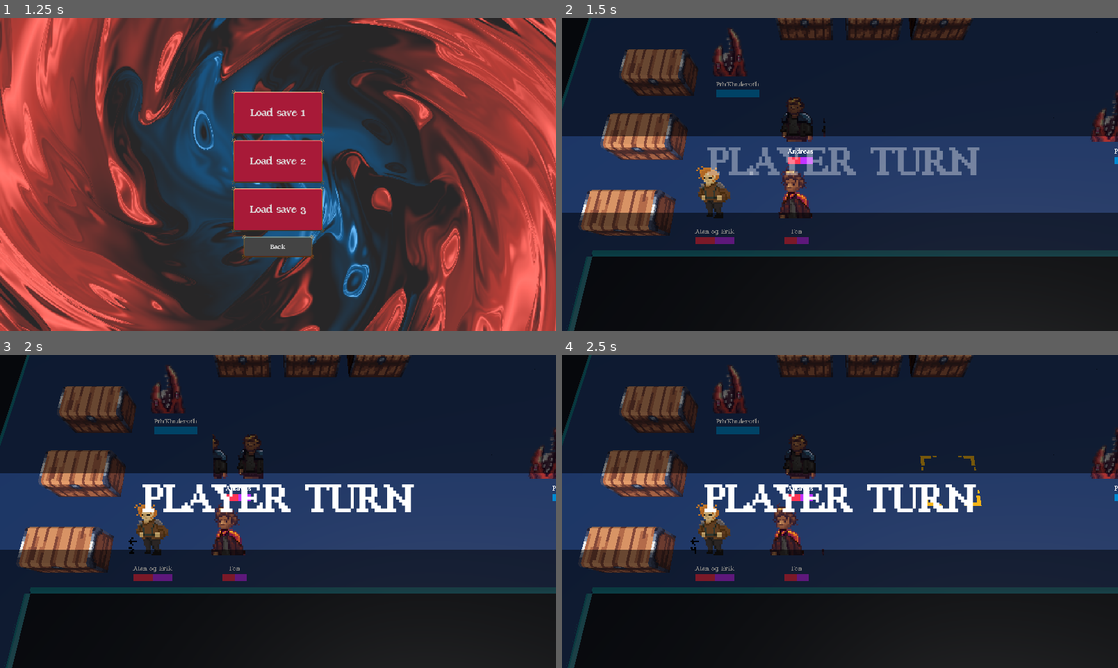
Above: before the commit, frames 1-4 (two rows, left to right).
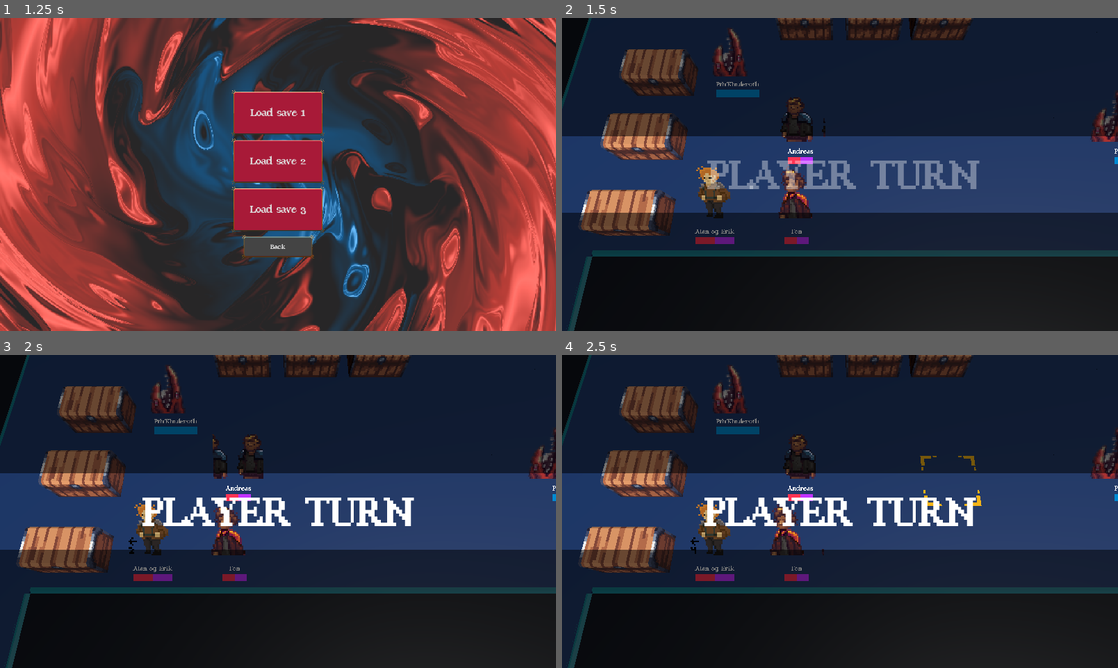
Above: after the commit, the same moments.

Repository: alanhaugen/bachelor-inn
Game: Godot game, scene res://scenes/UI/main_menu.tscn
Same seed, same stepped clock (60 frames per second), same inputs: the game is played once before the commit and once after it.
Inputs (mouse positions are in pixels of both pictures, inside the frame that each line leads up to):
- Up to frame 1 (1.25 s): click "Start Game" at 0.5 s
- Up to frame 2 (1.5 s): click "Load save 1" at 1.25 s
- Up to frame 3 (2 s): no input
- Up to frame 4 (2.5 s): move the mouse to (962, 495) at 2.02 s; hold Right (pan_right) from 2.03 s (still down); hold Space (selected) from 2.03 s (still down); click (962, 495) at 2.17 s

Frame 1 is identical in both runs. In frame 2, 2.6% of the frame differs, in the area x 26-76%, y 41-55%; in frame 3, 2.8%, in the area x 25-75%, y 41-55%; in frame 4, 2.8%.

Commit message:
Level up popup implemented (a little ugly but it works)

Diff:
--- a/scenes/UI/level_up.tscn
+++ b/scenes/UI/level_up.tscn
@@ -1,16 +1,24 @@
-[gd_scene load_steps=4 format=3 uid="uid://mp1doe6lxein"]
+[gd_scene load_steps=6 format=3 uid="uid://mp1doe6lxein"]
 
 [ext_resource type="Texture2D" uid="uid://davk3as2tq5ut" path="res://art/textures/GUI_Assets.png" id="1_jpe5o"]
+[ext_resource type="Script" uid="uid://c4ni51826b2e" path="res://scripts/ui/level_up.gd" id="1_r8t7i"]
 [ext_resource type="Texture2D" uid="uid://bqs3gw33e3f2u" path="res://art/textures/fen.png" id="2_sw2ff"]
 [ext_resource type="Theme" uid="uid://l5nt8aeex4yj" path="res://scenes/ui/button_theme.tres" id="3_kd365"]
+[ext_resource type="StyleBox" uid="uid://bxg7htv4vn5rw" path="res://scenes/ui/button_hover_style.tres" id="4_o43dc"]
 
 [node name="LevelUp" type="Control"]
 layout_mode = 3
-anchors_preset = 15
-anchor_right = 1.0
-anchor_bottom = 1.0
+anchor_left = 0.48900002
+anchor_top = 0.453
+anchor_right = 0.62700003
+anchor_bottom = 0.81700003
+offset_left = 12.671997
+offset_top = 30.455994
+offset_right = -146.30402
+offset_bottom = -205.41602
 grow_horizontal = 2
 grow_vertical = 2
+script = ExtResource("1_r8t7i")
 
 [node name="VBoxContainer" type="VBoxContainer" parent="."]
 layout_mode = 0
@@ -31,7 +39,7 @@
 offset_left = -31.0
 offset_top = -31.0
 offset_right = 134.0
-offset_bottom = 209.0
+offset_bottom = 257.0
 grow_horizontal = 2
 grow_vertical = 2
 texture = ExtResource("1_jpe5o")
@@ -96,23 +104,25 @@
 [node name="VBoxContainer" type="VBoxContainer" parent="VBoxContainer/Control/HBoxContainer"]
 layout_mode = 2
 
+[node name="CharacterName" type="Label" parent="VBoxContainer/Control/HBoxContainer/VBoxContainer"]
+unique_name_in_owner = true
+custom_minimum_size = Vector2(100, 0)
+layout_mode = 2
+text = "Character name"
+
 [node name="LevelTitle" type="Label" parent="VBoxContainer/Control/HBoxContainer/VBoxContainer"]
 custom_minimum_size = Vector2(100, 0)
 layout_mode = 2
 text = "Level up!"
 horizontal_alignment = 1
 
-[node name="CharacterName" type="Label" parent="VBoxContainer/Control/HBoxContainer/VBoxContainer"]
-unique_name_in_owner = true
-custom_minimum_size = Vector2(100, 0)
-layout_mode = 2
-text = "Character name"
-
 [node name="LevelNumber" type="Label" parent="VBoxContainer/Control/HBoxContainer/VBoxContainer"]
 unique_name_in_owner = true
 custom_minimum_size = Vector2(100, 0)
 layout_mode = 2
+theme_override_styles/normal = ExtResource("4_o43dc")
 text = "Level 3"
+horizontal_alignment = 1
 
 [node name="HealthStat" type="Label" parent="VBoxContainer/Control/HBoxContainer/VBoxContainer"]
 unique_name_in_owner = true
@@ -159,4 +169,6 @@
 [node name="Button" type="Button" parent="VBoxContainer/Control/HBoxContainer/VBoxContainer"]
 layout_mode = 2
 theme = ExtResource("3_kd365")
-text = "DONE"
+text = "CLOSE"
+
+[connection signal="pressed" from="VBoxContainer/Control/HBoxContainer/VBoxContainer/Button" to="." method="_on_button_pressed"]
--- a/scenes/UI/main_menu.tscn
+++ b/scenes/UI/main_menu.tscn
@@ -4,34 +4,13 @@
 [ext_resource type="Shader" uid="uid://beua1shvmn38p" path="res://shaders/balatro_bg.gdshader" id="2_v8ire"]
 [ext_resource type="Texture2D" uid="uid://bxkugojenvo5a" path="res://art/textures/UI_Spritesheet.png" id="3_v8ire"]
 [ext_resource type="Script" uid="uid://bt1if6bipdwt1" path="res://scripts/ui/main_menu.gd" id="3_wxwbn"]
+[ext_resource type="StyleBox" uid="uid://7btdlsimck4p" path="res://scenes/ui/button_normal_style.tres" id="4_wb0q5"]
+[ext_resource type="StyleBox" uid="uid://dcptgtrri5psh" path="res://scenes/ui/button_pressed_style.tres" id="5_q85j6"]
 [ext_resource type="Texture2D" uid="uid://bcjv85d3vws2n" path="res://art/textures/logo_noble.png" id="5_v8ire"]
+[ext_resource type="StyleBox" uid="uid://bxg7htv4vn5rw" path="res://scenes/ui/button_hover_style.tres" id="6_8g5eo"]
 
 [sub_resource type="ShaderMaterial" id="ShaderMaterial_e6rwi"]
 shader = ExtResource("2_v8ire")
-
-[sub_resource type="StyleBoxTexture" id="StyleBoxTexture_2gien"]
-texture = ExtResource("3_v8ire")
-texture_margin_left = 8.0
-texture_margin_top = 8.0
-texture_margin_right = 8.0
-texture_margin_bottom = 8.0
-region_rect = Rect2(0, 32, 32, 32)
-
-[sub_resource type="StyleBoxTexture" id="StyleBoxTexture_1nqvl"]
-texture = ExtResource("3_v8ire")
-texture_margin_left = 8.0
-texture_margin_top = 8.0
-texture_margin_right = 8.0
-texture_margin_bottom = 8.0
-region_rect = Rect2(0, 0, 32, 32)
-
-[sub_resource type="StyleBoxTexture" id="StyleBoxTexture_61o3f"]
-texture = ExtResource("3_v8ire")
-texture_margin_left = 8.0
-texture_margin_top = 8.0
-texture_margin_right = 8.0
-texture_margin_bottom = 8.0
-region_rect = Rect2(128, 128, 32, 32)
 
 [sub_resource type="StyleBoxTexture" id="StyleBoxTexture_ds07i"]
 texture = ExtResource("3_v8ire")
@@ -241,9 +220,9 @@
 size_flags_vertical = 4
 theme_override_fonts/font = ExtResource("2_cix78")
 theme_override_font_sizes/font_size = 25
-theme_override_styles/normal = SubResource("StyleBoxTexture_2gien")
-theme_override_styles/pressed = SubResource("StyleBoxTexture_1nqvl")
-theme_override_styles/hover = SubResource("StyleBoxTexture_61o3f")
+theme_override_styles/normal = ExtResource("4_wb0q5")
+theme_override_styles/pressed = ExtResource("5_q85j6")
+theme_override_styles/hover = ExtResource("6_8g5eo")
 text = "Load save 1"
 
 [node name="LoadMap1" type="Button" parent="UI/VBoxContainer/LevelSelect"]
@@ -255,7 +234,7 @@
 theme_override_font_sizes/font_size = 25
 theme_override_styles/normal = SubResource("StyleBoxTexture_ds07i")
 theme_override_styles/pressed = SubResource("StyleBoxTexture_nsnfg")
-theme_override_styles/hover = SubResource("StyleBoxTexture_61o3f")
+theme_override_styles/hover = ExtResource("6_8g5eo")
 text = "Load save 2"
 
 [node name="LoadMap2" type="Button" parent="UI/VBoxContainer/LevelSelect"]
@@ -267,7 +246,7 @@
 theme_override_font_sizes/font_size = 25
 theme_override_styles/normal = SubResource("StyleBoxTexture_e6rwi")
 theme_override_styles/pressed = SubResource("StyleBoxTexture_74hbn")
-theme_override_styles/hover = SubResource("StyleBoxTexture_61o3f")
+theme_override_styles/hover = ExtResource("6_8g5eo")
 text = "Load save 3"
 
 [node name="BackButton" type="Button" parent="UI/VBoxContainer/LevelSelect"]
--- a/scenes/ui/turnTransition.tscn
+++ b/scenes/UI/turn_transition.tscn
@@ -57,7 +57,7 @@
 "times": PackedFloat32Array(0, 0.5, 1.5, 2),
 "transitions": PackedFloat32Array(0.124999955, 1, 4.5947914, 1),
 "update": 0,
-"values": [Vector2(271, 7), Vector2(0, 6.5), Vector2(0, 6.5), Vector2(-258, 6.5)]
+"values": [Vector2(271, 35), Vector2(0, 35), Vector2(0, 35), Vector2(-258, 35)]
 }
 tracks/1/type = "value"
 tracks/1/imported = false
@@ -81,7 +81,7 @@
 "times": PackedFloat32Array(0, 0.5, 1.5, 2),
 "transitions": PackedFloat32Array(1, 1, 4.5947914, 1),
 "update": 0,
-"values": [Vector2(271, 7), Vector2(0, 6.5), Vector2(0, 6.5), Vector2(-258, 6.5)]
+"values": [Vector2(271, 35), Vector2(0, 35), Vector2(0, 35), Vector2(-258, 35)]
 }
 
 [sub_resource type="AnimationLibrary" id="AnimationLibrary_20num"]
@@ -126,15 +126,15 @@
 
 [node name="playerLabel" type="Label" parent="CanvasLayer/VBoxContainer/ColorRect3"]
 layout_mode = 1
-anchors_preset = 8
-anchor_left = 0.5
+anchors_preset = -1
+anchor_left = 0.53400004
 anchor_top = 0.5
-anchor_right = 0.5
+anchor_right = 0.53400004
 anchor_bottom = 0.5
-offset_left = -576.0
+offset_left = -615.168
 offset_top = -68.5
-offset_right = 576.0
-offset_bottom = 68.5
+offset_right = 536.832
+offset_bottom = 68.49994
 grow_horizontal = 2
 grow_vertical = 2
 text = "PLAYER TURN"
--- a/scenes/levels/firstLevel.tscn
+++ b/scenes/levels/firstLevel.tscn
@@ -6,7 +6,7 @@
 [ext_resource type="MeshLibrary" uid="uid://qbhle1o2885q" path="res://scenes/libraries/SpawnMeshLibrary.tres" id="4_8tmoo"]
 [ext_resource type="MeshLibrary" uid="uid://dan04754q5nkc" path="res://scenes/libraries/MovementMapLibrary.tres" id="5_8tmoo"]
 [ext_resource type="Texture2D" uid="uid://s635gsj08vhr" path="res://art/textures/Cursors.png" id="5_hvfss"]
-[ext_resource type="PackedScene" uid="uid://bmb7trymiv3jj" path="res://scenes/ui/turnTransition.tscn" id="8_57geo"]
+[ext_resource type="PackedScene" uid="uid://bmb7trymiv3jj" path="res://scenes/ui/turn_transition.tscn" id="8_57geo"]
 
 [sub_resource type="Environment" id="Environment_hm5u0"]
 
--- a/scenes/levels/secondLevel.tscn
+++ b/scenes/levels/secondLevel.tscn
@@ -5,7 +5,7 @@
 [ext_resource type="MeshLibrary" uid="uid://qbhle1o2885q" path="res://scenes/libraries/SpawnMeshLibrary.tres" id="2_4ig3v"]
 [ext_resource type="MeshLibrary" uid="uid://dan04754q5nkc" path="res://scenes/libraries/MovementMapLibrary.tres" id="3_oq4ji"]
 [ext_resource type="Texture2D" uid="uid://s635gsj08vhr" path="res://art/textures/Cursors.png" id="5_3j2w6"]
-[ext_resource type="PackedScene" uid="uid://bmb7trymiv3jj" path="res://scenes/ui/turnTransition.tscn" id="6_aot7u"]
+[ext_resource type="PackedScene" uid="uid://bmb7trymiv3jj" path="res://scenes/ui/turn_transition.tscn" id="6_aot7u"]
 
 [sub_resource type="Environment" id="Environment_3j2w6"]
 
--- a/scripts/stats/character.gd
+++ b/scripts/stats/character.gd
@@ -27,8 +27,11 @@
 
 var camera: Camera3D;
 var health_bar: HealthBar;
+var level_up_popup: LevelUpPopUp;
 @onready var HEALTH_BAR_SCENE: PackedScene = preload("res://scenes/ui/health_bar.tscn");
 @onready var ENEMY_HEALTH_BAR_SCENE: PackedScene = preload("res://scenes/ui/health_bar_enemy.tscn");
+@onready var LEVEL_UP_POPUP: PackedScene = preload("res://scenes/ui/level_up.tscn");
+
 
 @export var is_playable :bool = true; ## Friend or foe
 @export var unit_name :String = "Baggins"; ## Unit name
@@ -60,6 +63,7 @@
 @export var current_health: int = max_health;
 @export var current_sanity: int = mind;
 @export var current_magic: int = magic;
+@export var current_level: int = 1;
 
 var grid_position: Vector3i;
 
@@ -68,6 +72,10 @@
 var is_alive: bool = true;
 
 ## SKILL TREE
+
+
+func _close_level_up() -> void:
+	pass;
 
 
 func _set_experience(in_experience: int) -> void:
@@ -75,6 +83,7 @@
 	print(unit_name + " gains " + str(in_experience) + " experience points.");
 	if (experience > next_level_experience):
 		print("Level up!");
+		current_level += 1;
 		if (speciality == Speciality.Fighter):
 			if (next_level_experience >= 10):
 				health += 1;
@@ -85,8 +94,10 @@
 			if (next_level_experience >= 1000):
 				luck += 1;
 				skill += 1;
-		print_stats();
+
 		next_level_experience *= 10;
+		calibrate_level_popup();
+		level_up_popup.show();
 
 
 func update_health_bar() -> void:
@@ -94,6 +105,16 @@
 	health_bar.sanity = current_sanity;
 	health_bar.name_label = unit_name;
 
+
+func calibrate_level_popup() -> void:
+	level_up_popup.health = health;
+	level_up_popup.focus = focus;
+	level_up_popup.level = current_level;
+	level_up_popup.mind = mind;
+	level_up_popup.movement = movement;
+	level_up_popup.speed = speed;
+	level_up_popup.strength = strength;
+	level_up_popup.agility = agility;
 
 func _ready() -> void:
 	if is_playable:
@@ -102,6 +123,12 @@
 		health_bar = ENEMY_HEALTH_BAR_SCENE.instantiate();
 
 	add_child(health_bar);
+
+	level_up_popup = LEVEL_UP_POPUP.instantiate();
+	add_child(level_up_popup);
+	level_up_popup.hide();
+	level_up_popup.name_label = unit_name;
+	calibrate_level_popup();
 
 	sprite = AnimatedSprite3D.new();
 	sprite.texture_filter = BaseMaterial3D.TEXTURE_FILTER_NEAREST;
@@ -231,6 +258,8 @@
 		"Magic": magic,
 
 		"Experience": experience,
+		"Next level experience": next_level_experience,
+		"Current level": current_level,
 		"Current health": current_health,
 		"Current magic": current_magic,
 		"Current sanity": current_sanity
--- /dev/null
+++ b/scripts/ui/level_up.gd
@@ -0,0 +1,101 @@
+class_name LevelUpPopUp
+extends Control
+
+@onready var character_name: Label = %CharacterName;
+@onready var level_number: Label = %LevelNumber;
+@onready var health_stat: Label = %HealthStat;
+@onready var strength_stat: Label = %StrengthStat;
+@onready var movement_stat: Label = %MovementStat;
+@onready var mind_stat: Label = %MindStat;
+@onready var speed_stat: Label = %SpeedStat;
+@onready var agility_stat: Label = %AgilityStat;
+@onready var focus_stat: Label = %FocusStat;
+
+var name_label: String = "" : set = _set_name;
+var level: int = 0 : set = _set_level;
+var health: int = 0 : set = _set_health;
+var strength: int = 0 : set = _set_strength;
+var movement: int = 0 : set = _set_movement;
+var mind: int = 0 : set = _set_mind;
+var speed: int = 0 : set = _set_speed;
+var agility: int = 0 : set = _set_agility;
+var focus: int = 0 : set = _set_focus;
+
+
+func _ready() -> void:
+	pass;
+
+
+func _set_name(new_name: String) -> void:
+	character_name.text = new_name;
+
+
+func _set_level(new_level: int) -> void:
+	level_number.text = "Level " + str(new_level);
+
+
+func _set_health(new_health: int) -> void:
+	var health_diff := new_health - health;
+	health = new_health;
+	var diff := "";
+	if health_diff > 0:
+		diff = " ⬆️ " + str(health_diff);
+	health_stat.text = "Health: " + str(new_health) + diff;
+
+
+func _set_strength(new_strength: int) -> void:
+	var strength_diff := new_strength - strength;
+	strength = new_strength;
+	var diff := "";
+	if strength_diff > 0:
+		diff = " ⬆️ " + str(strength_diff);
+	strength_stat.text = "Strength: " + str(new_strength) + diff;
+
+
+func _set_movement(new_movement: int) -> void:
+	var movement_diff := new_movement - movement;
+	movement = new_movement;
+	var diff := "";
+	if movement_diff > 0:
+		diff = " ⬆️ " + str(movement_diff);
+	movement_stat.text = "Movement: " + str(new_movement) + diff;
+
+
+func _set_mind(new_mind: int) -> void:
+	var mind_diff := new_mind - mind;
+	mind = new_mind;
+	var diff := "";
+	if mind_diff > 0:
+		diff = " ⬆️ " + str(mind_diff);
+	mind_stat.text = "Mind: " + str(new_mind) + diff;
+
+
+func _set_speed(new_speed: int) -> void:
+	var speed_diff := new_speed - speed;
+	speed = new_speed;
+	var diff := "";
+	if speed_diff > 0:
+		diff = " ⬆️ " + str(speed_diff);
+	speed_stat.text = "Speed: " + str(new_speed) + diff;
+
+
+func _set_agility(new_agility: int) -> void:
+	var agility_diff := new_agility - agility;
+	agility = new_agility;
+	var diff := "";
+	if agility_diff > 0:
+		diff = " ⬆️ " + str(agility_diff);
+	agility_stat.text = "Agility: " + str(new_agility) + diff;
+
+
+func _set_focus(new_focus: int) -> void:
+	var focus_diff := new_focus - focus;
+	focus = new_focus;
+	var diff := "";
+	if focus_diff > 0:
+		diff = " ⬆️ " + str(focus_diff);
+	focus_stat.text = "Focus: " + str(new_focus) + diff;
+
+
+func _on_button_pressed() -> void:
+	hide();
Not shown, added: scripts/ui/level_up.gd.uid
